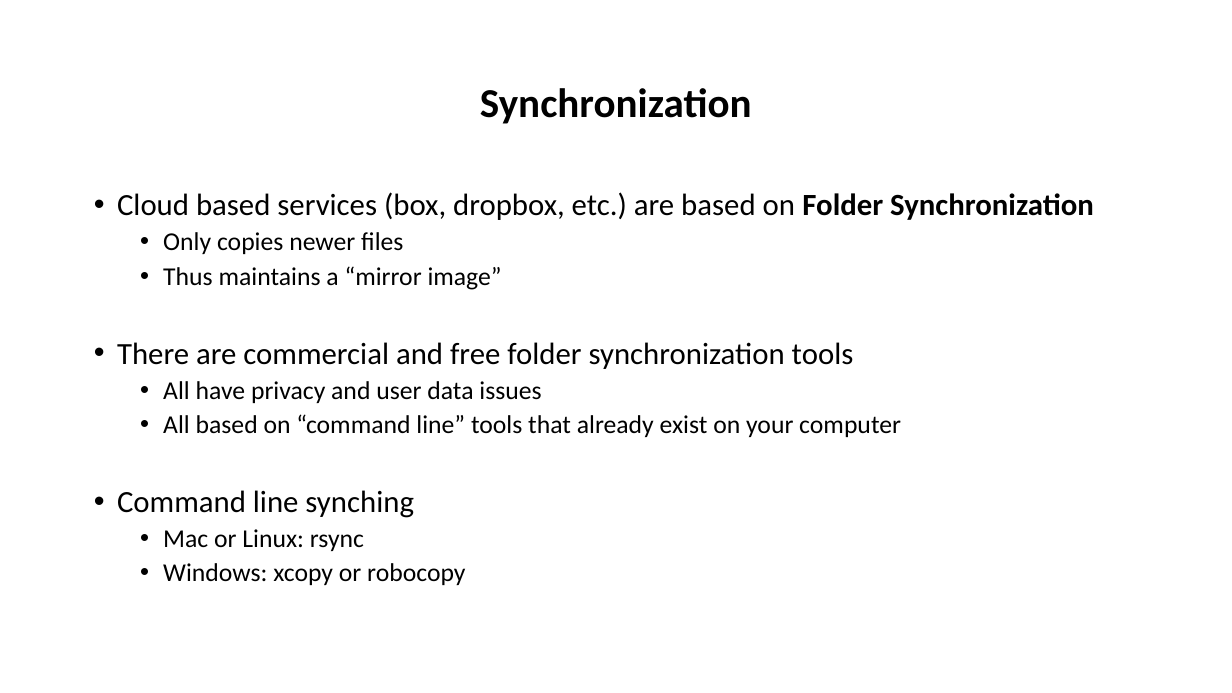
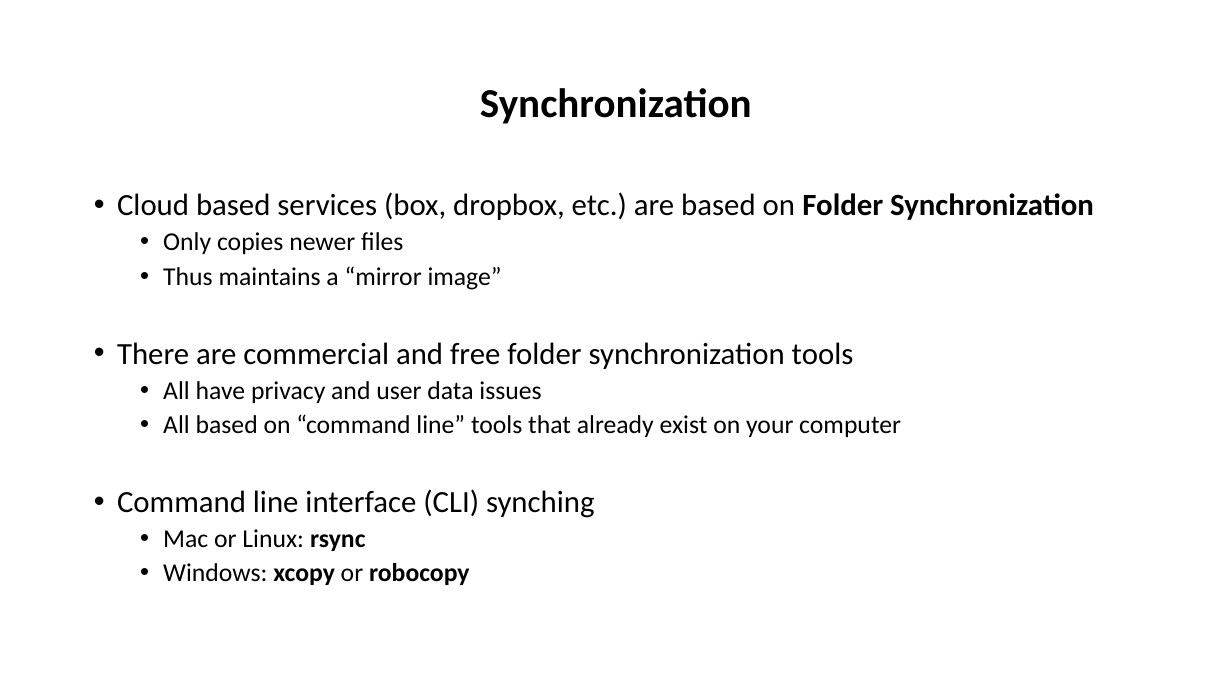
Before and after one commit to tibbben/teaching.data.literacy, a slide deck: slide 16 of UM_DataManagementClass/Lessons/05/05_FirstMeeting.pptx (slide 15 before the commit). Drawn at 1232x693 pixels with LibreOffice and Linux fonts; fonts in the diff are those of the drawing. Boxes give left, top, right and bottom in pixels: in the first picture for what was removed or moved away, otherwise in the second. Text is boxed around its words. In the diff, an @@ line names an element or a change of style, - is before the commit and + after.

```diff
--- a/UM_DataManagementClass/Lessons/05/05_FirstMeeting.pptx
+++ b/UM_DataManagementClass/Lessons/05/05_FirstMeeting.pptx
@@ text at bbox=[117, 489, 594, 518]: text changed @@
-• Command line synching
+• Command line interface (CLI) synching
@@ text at bbox=[163, 529, 470, 585]: bold on in "rsync", "xcopy robocopy" @@
```
Also in this commit, not shown: 9 other slides changed, 1 slide added, 2 other files.
